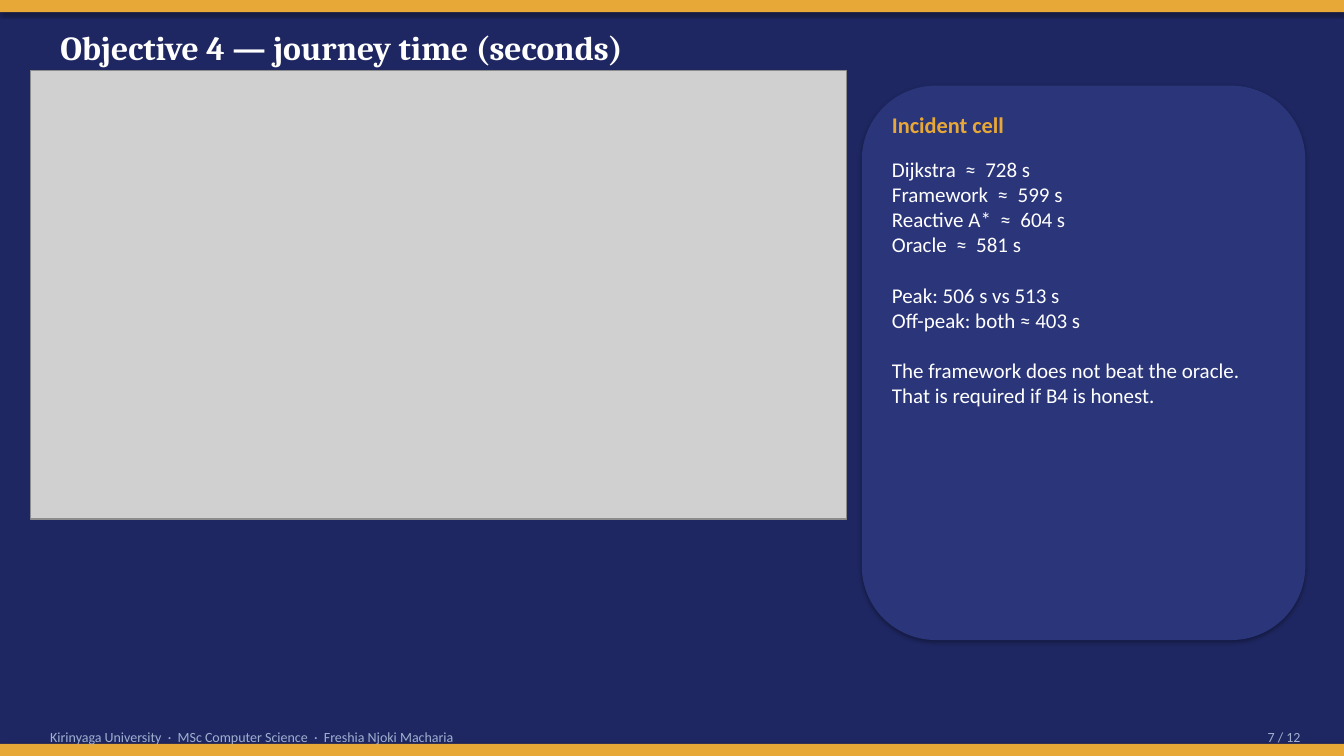
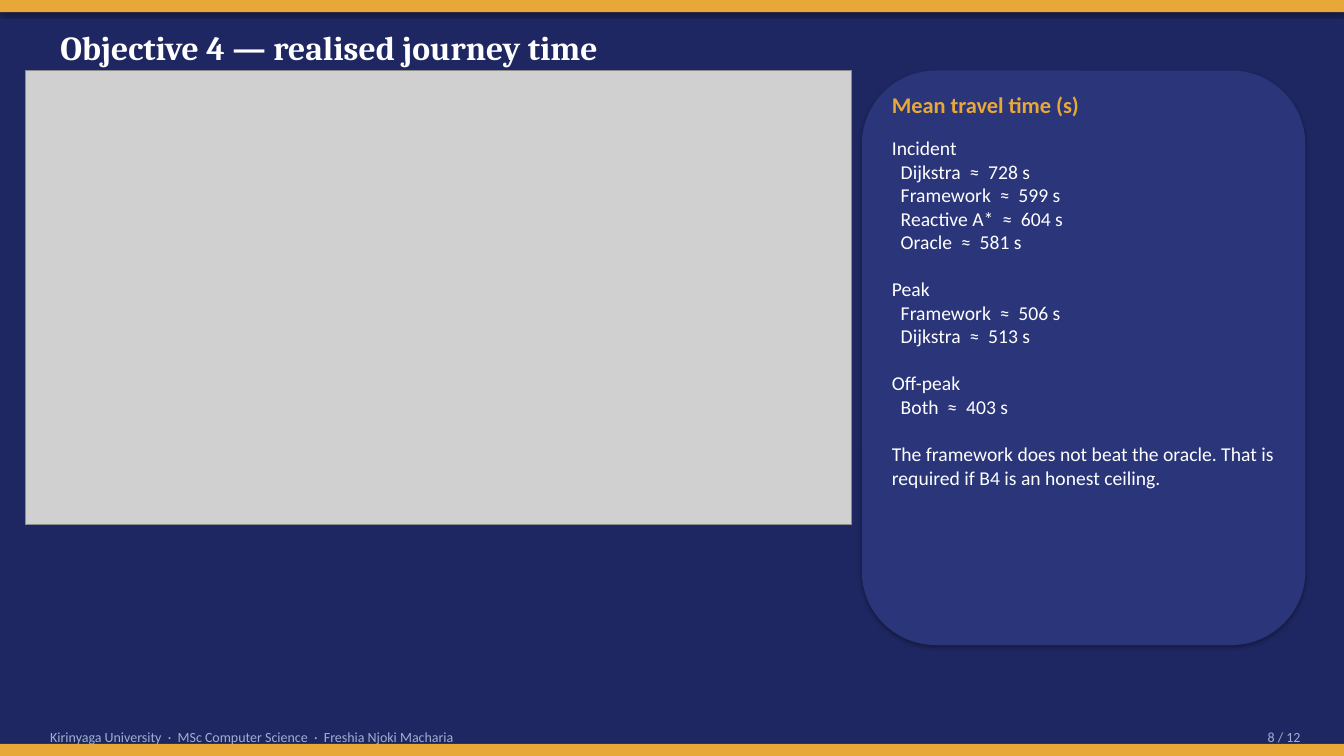
Before and after one commit to Freshia-Njoki/Emergency_Routing, a slide deck: slide 8 of docs/Freshia_Njoki_Obj34_Findings_Presentation.pptx (slide 7 before the commit). Drawn at 1344x756 pixels with LibreOffice and Linux fonts; fonts in the diff are those of the drawing; grey boxes stand for pictures. Boxes give left, top, right and bottom in pixels: in the first picture for what was removed or moved away, otherwise in the second. Text is boxed around its words. In the diff, an @@ line names an element or a change of style, - is before the commit and + after.

```diff
--- a/docs/Freshia_Njoki_Obj34_Findings_Presentation.pptx
+++ b/docs/Freshia_Njoki_Obj34_Findings_Presentation.pptx
@@ text at (x1=60, y1=36, x2=598, y2=68): text changed @@
-Objective 4 — journey time (seconds)
+Objective 4 — realised journey time
@@ picture resized from (x1=30, y1=71, x2=847, y2=519) to (x1=25, y1=71, x2=852, y2=524) @@
@@ rounded rectangle resized from (x1=862, y1=86, x2=1306, y2=640) to (x1=862, y1=71, x2=1306, y2=645) @@
@@ text at (x1=892, y1=96, x2=1079, y2=116): text changed @@
-Incident cell
+Mean travel time (s)
@@ text at (x1=892, y1=141, x2=1273, y2=489): text changed; size 15 to 14 pt @@
-Dijkstra ≈ 728 s
-Framework ≈ 599 s
-Reactive A* ≈ 604 s
-Oracle ≈ 581 s
-Peak: 506 s vs 513 s
-Off-peak: both ≈ 403 s
-The framework does not beat the oracle. That is required if B4 is honest.
+Incident
+Dijkstra ≈ 728 s
+Framework ≈ 599 s
+Reactive A* ≈ 604 s
+Oracle ≈ 581 s
+Peak
+Framework ≈ 506 s
+Dijkstra ≈ 513 s
+Off-peak
+Both ≈ 403 s
+The framework does not beat the oracle. That is required if B4 is an honest ceiling.
@@ text at (x1=1268, y1=732, x2=1300, y2=746): text changed @@
-7 / 12
+8 / 12
```
Also in this commit, not shown: 6 other slides changed, 5 slides added, 5 slides removed, 12 other files.
